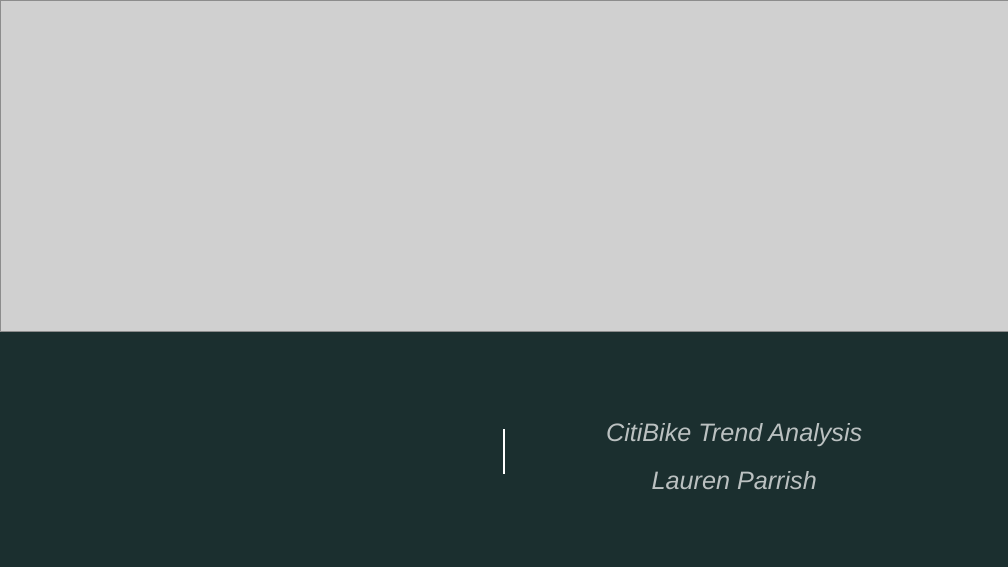
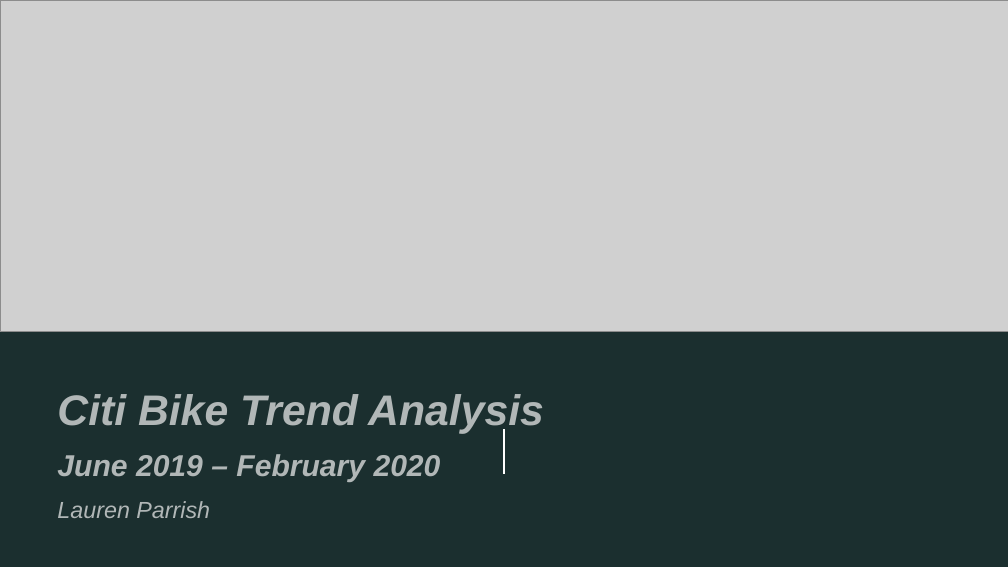
Before and after one commit to LJeanParrish/Tableau_Challenge, a slide deck: slide 1 of CitiBikes_Analysis.pptx. Drawn at 1008x567 pixels with LibreOffice and Linux fonts; fonts in the diff are those of the drawing; grey boxes stand for pictures. Boxes give left, top, right and bottom in pixels: in the first picture for what was removed or moved away, otherwise in the second. Text is boxed around its words. In the diff, an @@ line names an element or a change of style, - is before the commit and + after.

Commit message:
powerpint updates

```diff
--- a/CitiBikes_Analysis.pptx
+++ b/CitiBikes_Analysis.pptx
@@ subtitle "Citi Bike Trend Analysis" moved from (x1=606, y1=423, x2=862, y2=489) to (x1=57, y1=394, x2=544, y2=518) @@
@@ subtitle at (x1=57, y1=394, x2=544, y2=482): text changed; size 24 to 40.7 pt; text colour #FFFFFF at 70% opacity to #F2F2F2 at 70% opacity; bold on @@
-CitiBike Trend Analysis
+Citi Bike Trend Analysis
+June 2019 – February 2020
@@ subtitle at (x1=57, y1=501, x2=210, y2=518): size 24 to 22.2 pt, text colour #FFFFFF at 70% opacity to #F2F2F2 at 70% opacity in "Lauren Parrish"; alignment centre to left; line spacing 1.25 to 1.05 @@
```
